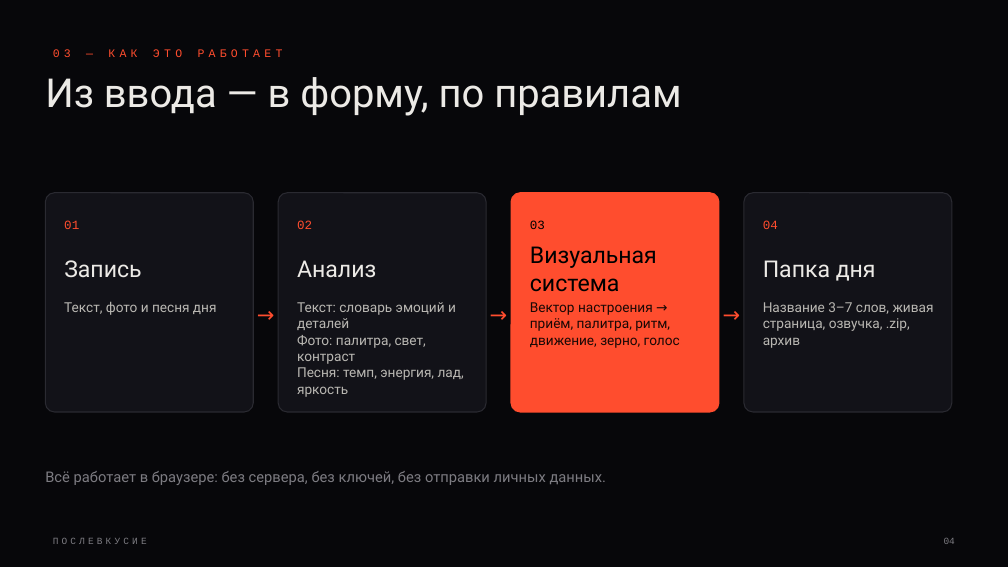
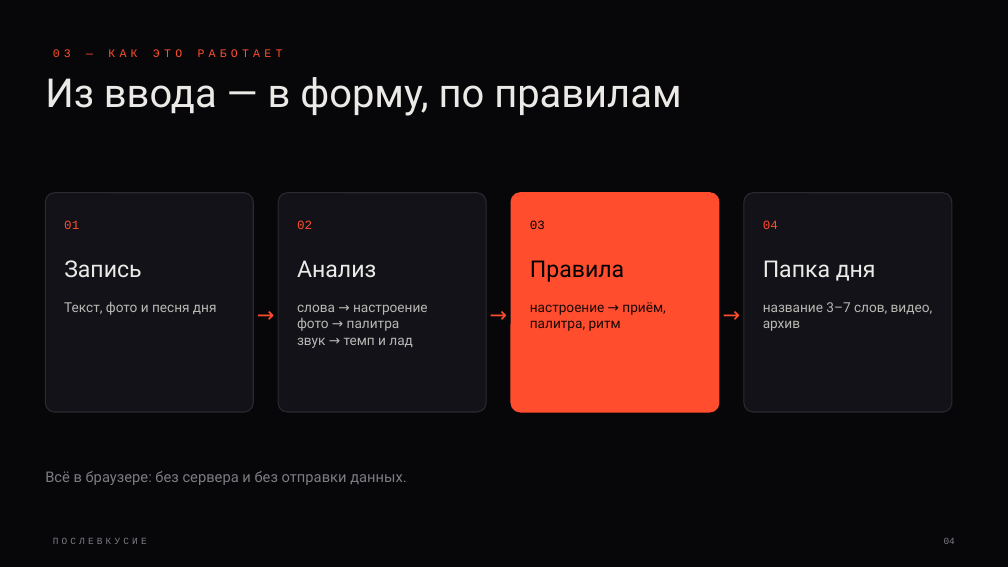
Before and after one commit to asylbeksofiev-pixel/poslevkusie, a slide deck: slide 4 of docs/presentation/Послевкусие — презентация.pptx. Drawn at 1008x567 pixels with LibreOffice and Linux fonts; fonts in the diff are those of the drawing. Boxes give left, top, right and bottom in pixels: in the first picture for what was removed or moved away, otherwise in the second. Text is boxed around its words. In the diff, an @@ line names an element or a change of style, - is before the commit and + after.

Commit message:
Надёжность и полировка: библиотеки без CDN, чёткий рендер и любые пропорции фото, звук в видео для ссылок, стабильная главная, запись дня в 3 шага, визуальная «Система», лёгкая страница дня, короче тексты

```diff
--- a/docs/presentation/Послевкусие — презентация.pptx
+++ b/docs/presentation/Послевкусие — презентация.pptx
@@ text at box(530, 260, 624, 282): text changed @@
-Визуальная система
+Правила
@@ text at box(297, 304, 428, 348): text changed @@
-Текст: словарь эмоций и деталей
-Фото: палитра, свет, контраст
-Песня: темп, энергия, лад, яркость
+слова → настроение
+фото → палитра
+звук → темп и лад
@@ text at box(530, 302, 665, 331): text changed @@
-Вектор настроения → приём, палитра, ритм, движение, зерно, голос
+настроение → приём, палитра, ритм
@@ text at box(763, 302, 933, 331): text changed @@
-Название 3–7 слов, живая страница, озвучка, .zip, архив
+название 3–7 слов, видео, архив
@@ text at box(45, 471, 406, 485): text changed @@
-Всё работает в браузере: без сервера, без ключей, без отправки личных данных.
+Всё в браузере: без сервера и без отправки данных.
```
Also in this commit, not shown: 13 other slides changed, 1 slide added, 1 slide removed, 20 other files.
